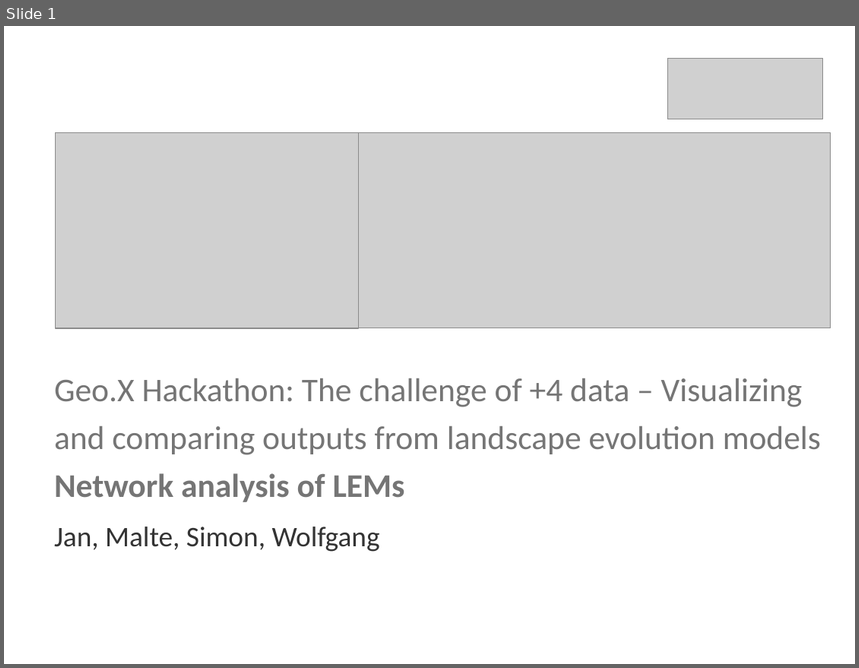
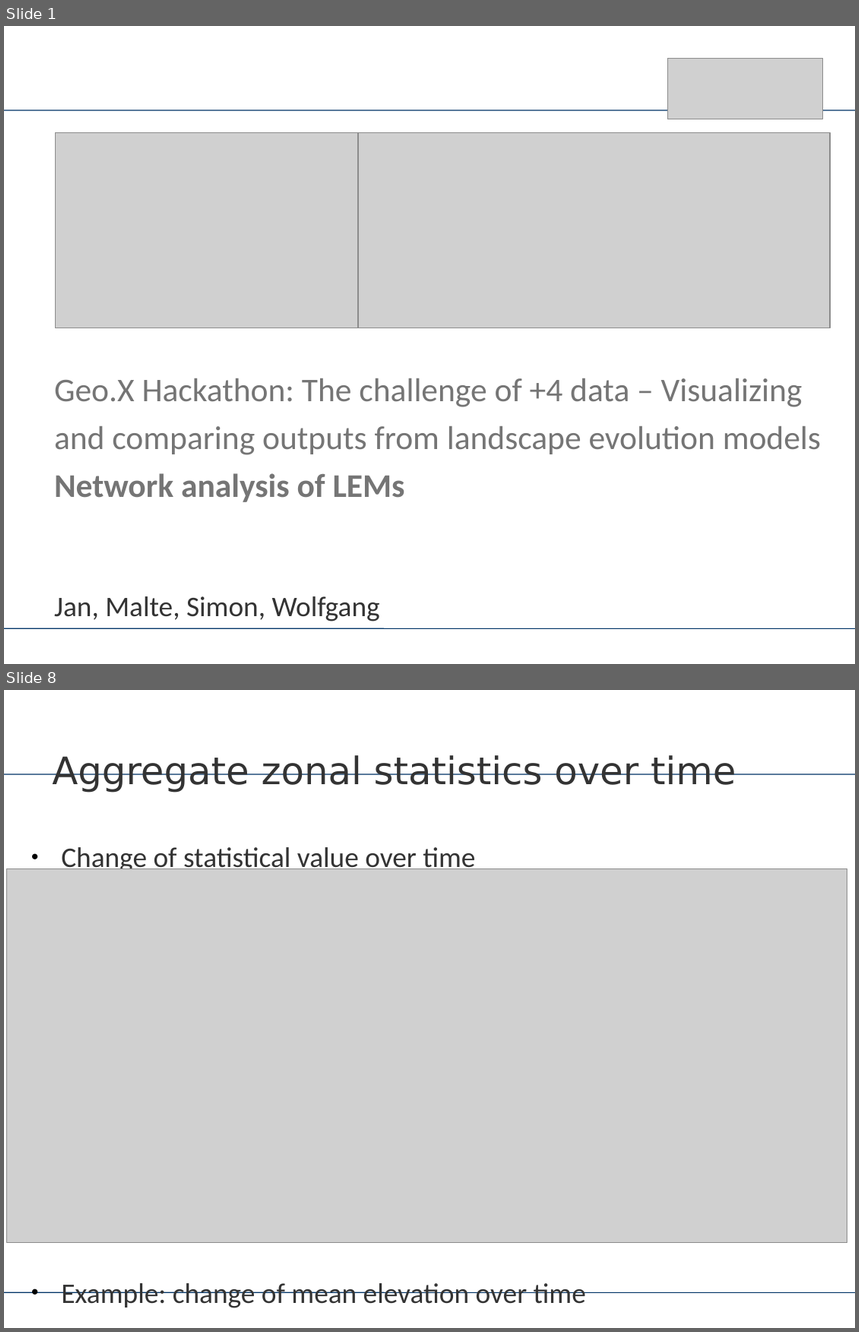
Before and after one commit to Geo-X-Hackathon/lem_network, a slide deck: Hackathon_network.pptx. Shown one above the other, each under a label of ours: slide 1 before the commit, slides 1 and 8 after it; the slides between them are not shown. The pictures are 859x668 and 859x1332 pixels, drawn with LibreOffice and Linux fonts; fonts in the diff are those of the drawing; grey boxes stand for pictures. Boxes give left, top, right and bottom in pixels: in the first picture for what was removed or moved away, otherwise in the second. Text is boxed around its words. In the diff, an @@ line names an element or a change of style, - is before the commit and + after.

```diff
--- a/Hackathon_network.pptx
+++ b/Hackathon_network.pptx
@@ slide 8 added at [4,690,855,1328], background #FFFFFF; not listed: 2 template elements that a slide beside it also shows @@
@@ text added at [52,755,736,793], 32 pt, text #333333 @@
+Aggregate zonal statistics over time
@@ text added at [61,847,475,875], 24 pt, text #333333 @@
+● Change of statistical value over time
@@ picture added at [6,869,848,1243] @@
@@ text added at [61,1284,586,1309], 24 pt, text #333333 @@
+● Example: change of mean elevation over time
@@ slide 1 changed as well @@
@@ line added from (4, 110) to (855, 110), #003366 0.74 pt @@
@@ text "Jan, Malte, Simon, Wolfgang": place and size @@
-text "Jan, Malte, Simon, Wolfgang" at [54,527,380,552]
+text "Jan, Malte, Simon, Wolfgang" at [54,597,380,622]
@@ line added from (4, 629) to (855, 629), #003366 0.74 pt @@
```
Also in this commit, not shown: 9 other slides added.
